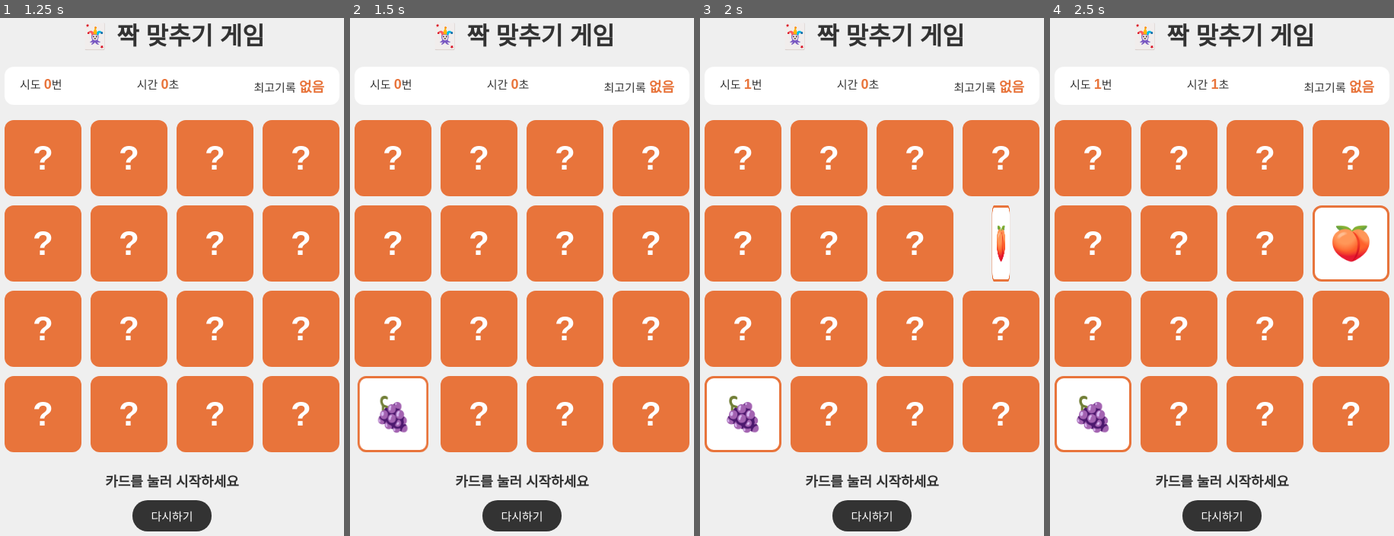
Above: before the commit, frames 1-4 (left to right).
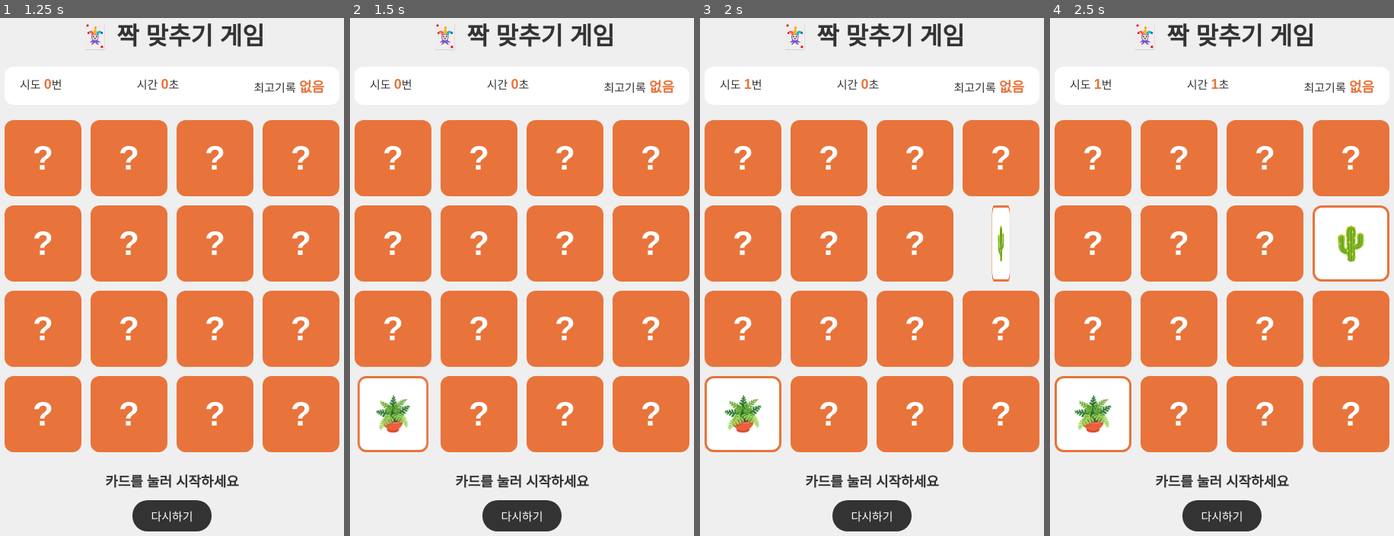
Above: after the commit, the same moments.

Repository: realdam12/pairgame
Game: browser game, page index.html
Same seed, same stepped clock (60 frames per second), same inputs: the game is played once before the commit and once after it.
Inputs:
- Up to frame 1 (1.25 s): no input
- Up to frame 2 (1.5 s): click "? 🍇" (after the commit: "? 🪴") at 1.27 s
- Up to frame 3 (2 s): click "? 🍑" (after the commit: "? 🌵") at 1.87 s
- Up to frame 4 (2.5 s): click "? 🍎" (after the commit: "? ☘️") at 2.47 s

Frame 1 is identical in both runs. In frame 2, 0.5% of the frame differs, in the area x 7-18%, y 72-81%; in frame 3, 0.7%; in frame 4, 1.2%, in the area x 7-93%, y 40-81%.

Commit message:
Update js/app.js

Diff:
--- a/js/app.js
+++ b/js/app.js
@@ -5,7 +5,7 @@
 const message = document.querySelector('.message')
 const btnRestart = document.querySelector('.restart')
 
-const emojis = ['🍎', '🍌', '🍇', '🍓', '🍒', '🥝', '🍑', '🍍'];
+const emojis = ['☘️', '🌱', '🪴', '🌲', '🌳', '🌿', '🌵', '🌴'];
 
 const makeCards = () => [...emojis, ...emojis]
 
